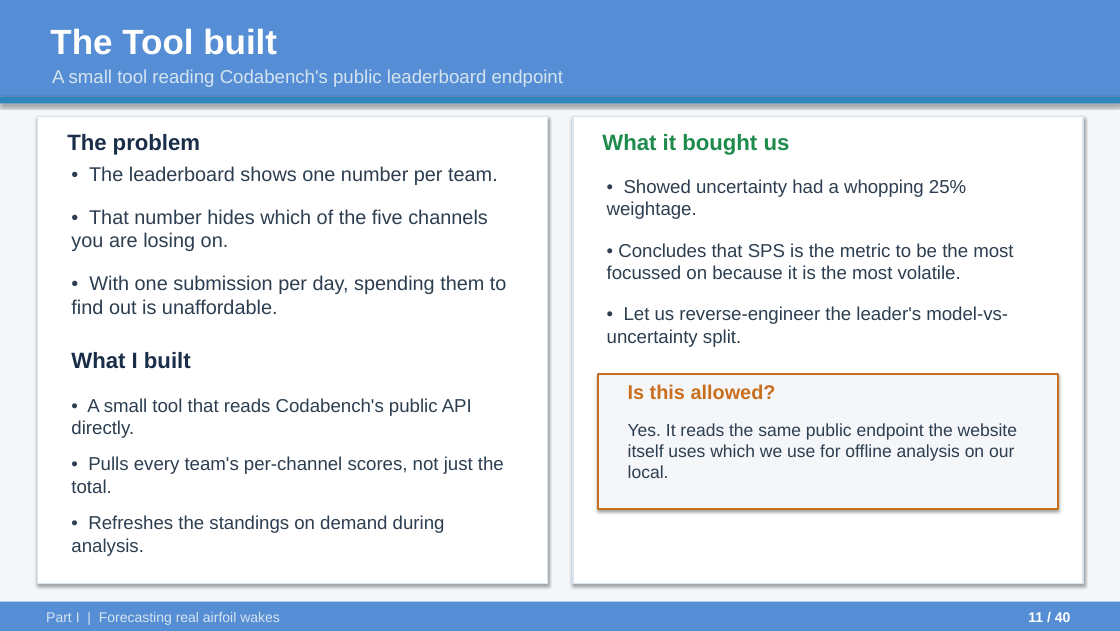
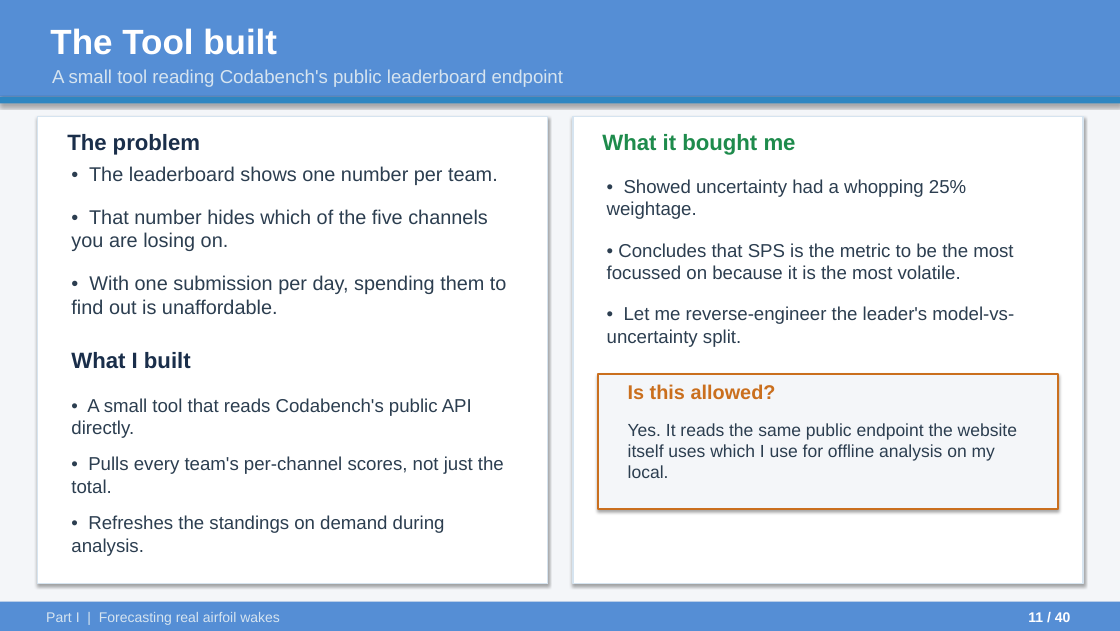
Before and after one commit to ARYAMANN7279/aurora-from-scratch-jax, a slide deck: slide 11 of UGP_Final/UGP_Final_Presentation.pptx. Drawn at 1120x631 pixels with LibreOffice and Linux fonts; fonts in the diff are those of the drawing. Boxes give left, top, right and bottom in pixels: in the first picture for what was removed or moved away, otherwise in the second. Text is boxed around its words. In the diff, an @@ line names an element or a change of style, - is before the commit and + after.

```diff
--- a/UGP_Final/UGP_Final_Presentation.pptx
+++ b/UGP_Final/UGP_Final_Presentation.pptx
@@ text at [602, 134, 796, 155]: text changed @@
-What it bought us
+What it bought me
@@ text at [607, 306, 1014, 347]: text changed @@
-• Let us reverse-engineer the leader's model-vs-uncertainty split.
+• Let me reverse-engineer the leader's model-vs-uncertainty split.
@@ text at [628, 423, 1017, 478]: text changed @@
-Yes. It reads the same public endpoint the website itself uses which we use for offline analysis on our local.
+Yes. It reads the same public endpoint the website itself uses which I use for offline analysis on my local.
```
Also in this commit, not shown: 19 other slides changed, 2 other files.
